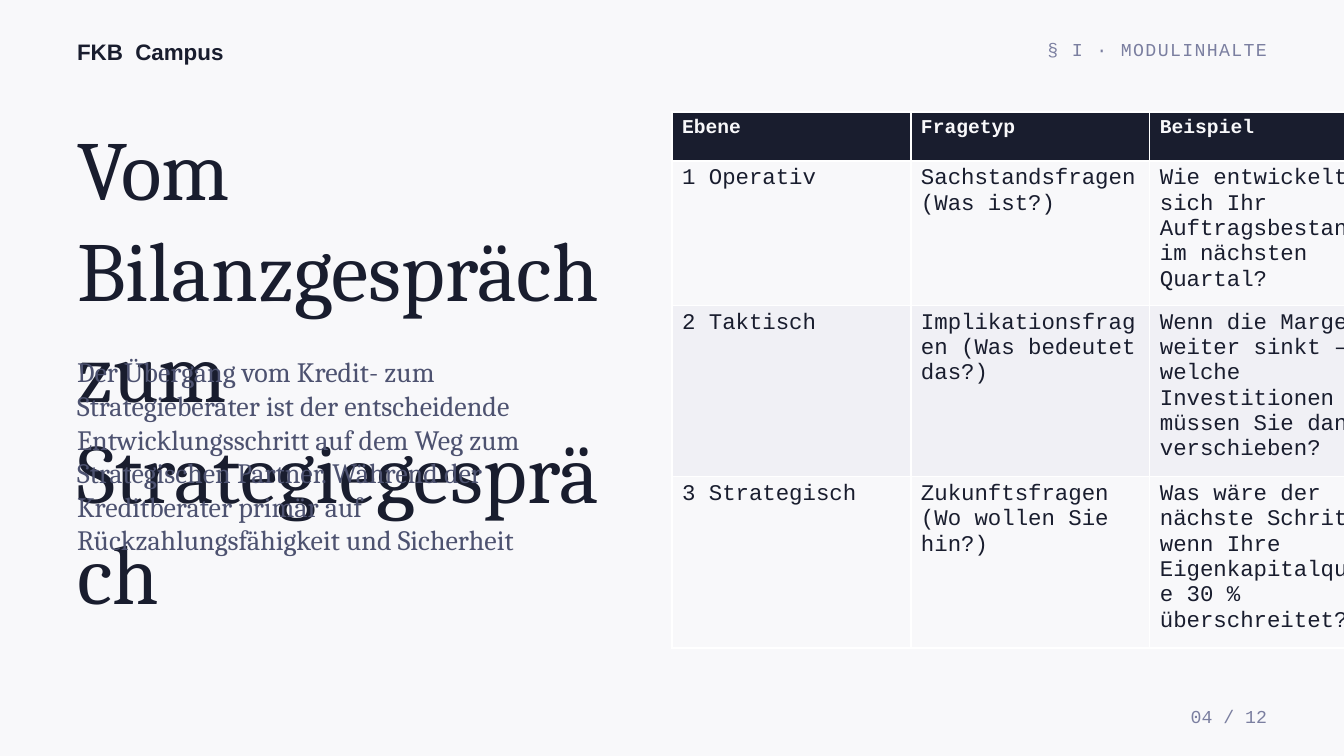
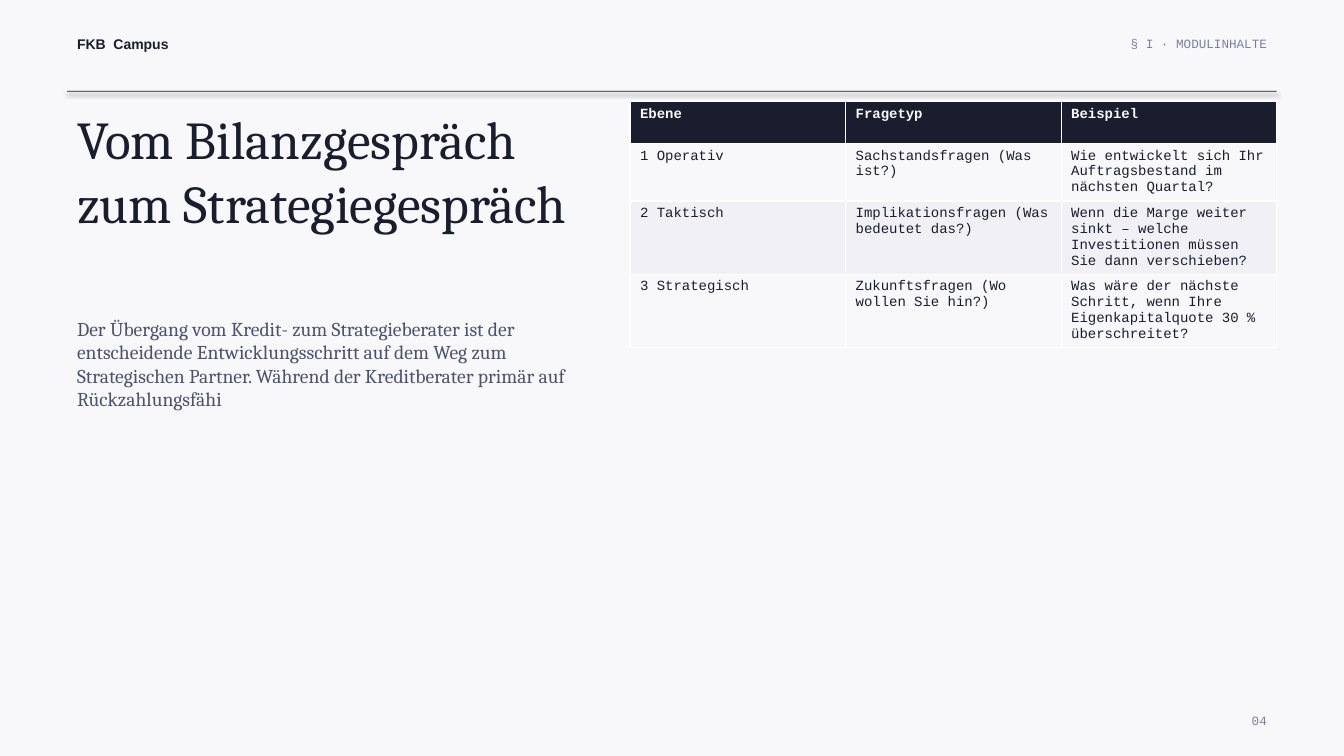
Before and after one commit to ck5rqc47pr-byte/firmenkundenakademie-online, a slide deck: slide 4 of public/downloads/praesentation/M03.pptx. Drawn at 1344x756 pixels with LibreOffice and Linux fonts; fonts in the diff are those of the drawing. Boxes give left, top, right and bottom in pixels: in the first picture for what was removed or moved away, otherwise in the second. Text is boxed around its words. In the diff, an @@ line names an element or a change of style, - is before the commit and + after.

```diff
--- a/public/downloads/praesentation/M03.pptx
+++ b/public/downloads/praesentation/M03.pptx
@@ text "FKB Campus" at [77, 39, 168, 52]: size 16 to 10 pt @@
@@ text "§ I · MODULINHALTE": place and size @@
-text "§ I · MODULINHALTE" at [1072, 44, 1267, 56]
+text "§ I · MODULINHALTE" at [1146, 39, 1267, 48]
@@ text "§ I · MODULINHALTE" at [1146, 39, 1267, 48]: size 13 to 9 pt, letter spacing 1 to 0 pt @@
@@ text "Vom Bilanzgespräch zum Strategiegespräch": place and size @@
-text "Vom Bilanzgespräch zum Strategiegespräch" at [77, 144, 599, 420]
+text "Vom Bilanzgespräch zum Strategiegespräch" at [77, 122, 566, 235]
@@ text "Vom Bilanzgespräch zum Strategiegespräch" at [77, 122, 566, 235]: size 60 to 38 pt @@
@@ rectangle added at [68, 91, 1277, 92], fill #191D2E @@
@@ table at [630, 102, 1277, 342] @@
@@ size 14 to 10 pt in "Ebene", "Fragetyp", "Beispiel" @@
@@ size 16 to 10 pt @@
@@ table: place and size @@
-table at [673, 112, 1344, 632]
+table at [630, 102, 1277, 342]
@@ text at [77, 320, 565, 411]: text changed; size 20 to 14 pt @@
-Der Übergang vom Kredit- zum Strategieberater ist der entscheidende Entwicklungsschritt auf dem Weg zum Strategischen Partner. Während der Kreditberater primär auf Rückzahlungsfähigkeit und Sicherheit
+Der Übergang vom Kredit- zum Strategieberater ist der entscheidende Entwicklungsschritt auf dem Weg zum Strategischen Partner. Während der Kreditberater primär auf Rückzahlungsfähi
@@ text at [1252, 716, 1267, 725]: text changed; size 13 to 9 pt @@
-04 / 12
+04
```
Also in this commit, not shown: 15 other slides changed, 1 slide added, 2 slides removed, 21 other files.
